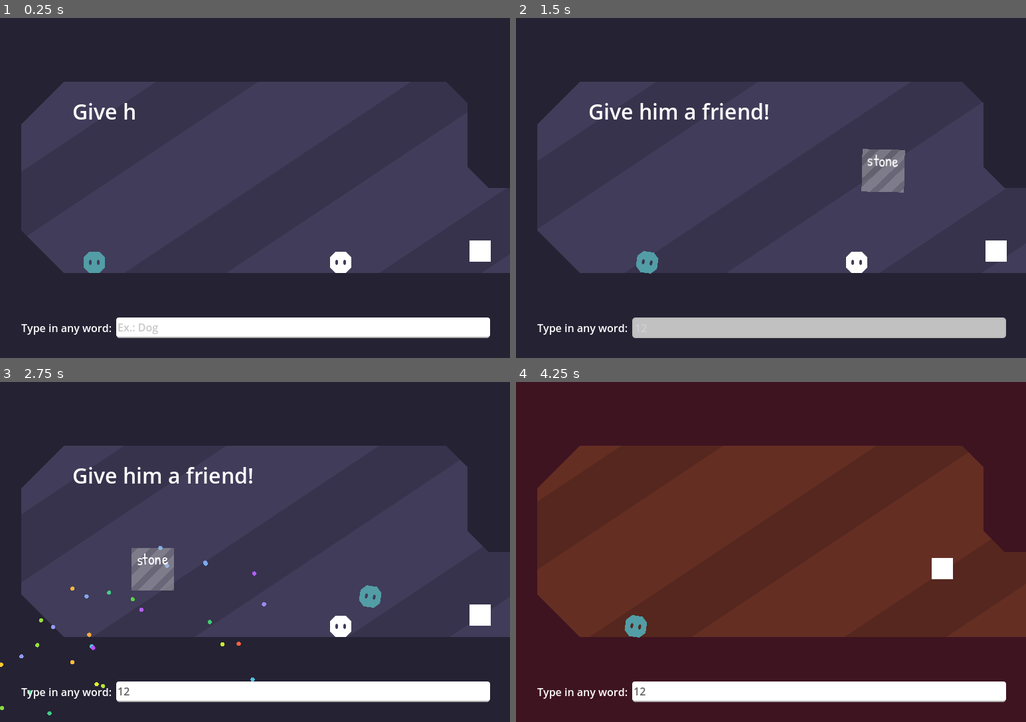
Above: before the commit, frames 1-4 (two rows, left to right).
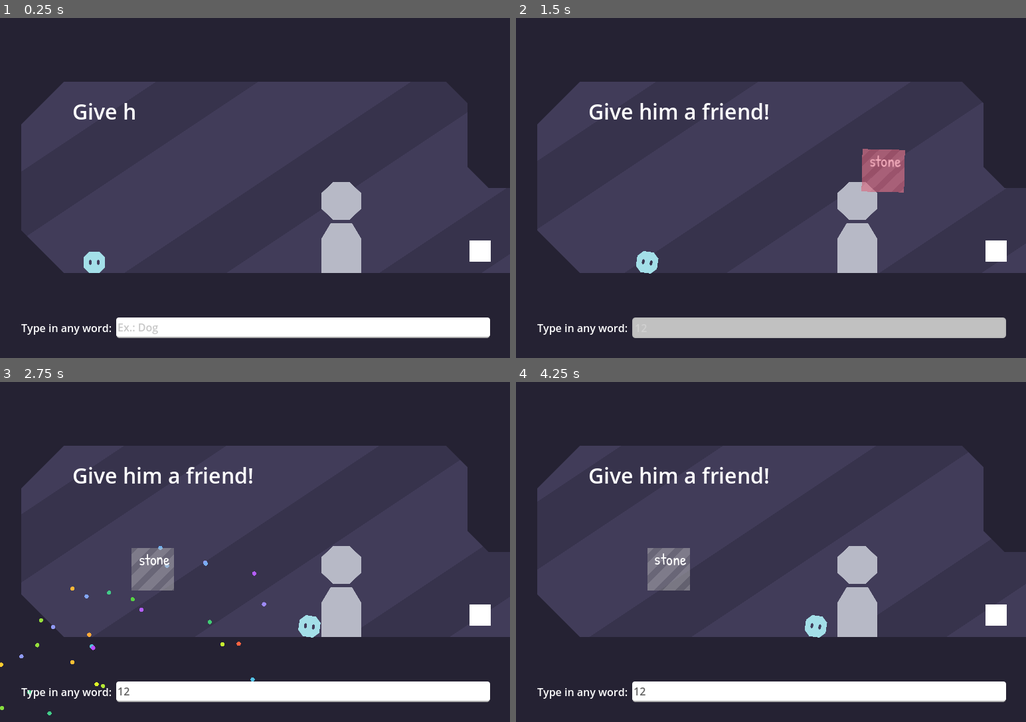
Above: after the commit, the same moments.

Repository: WordPlayEducation/word-play-platformer
Game: Godot game, scene res://main/main.tscn
Same seed, same stepped clock (60 frames per second), same inputs: the game is played once before the commit and once after it.
Inputs (mouse positions are in pixels of both pictures, inside the frame that each line leads up to):
- Up to frame 1 (0.25 s): no input
- Up to frame 2 (1.5 s): click (816, 327) at 0.52 s; type "12" at 0.6 s; tap Enter at 1.25 s; move the mouse to (883, 171) at 1.27 s; press the mouse at (883, 171) at 1.28 s; hold Right (ui_right) from 1.28 s (still down)
- Up to frame 3 (2.75 s): keep holding Right (ui_right); tap Space (jump) at 1.52, 2.27 s; move the mouse to (153, 569) at 2.02 s; release the mouse at (153, 569) at 2.03 s; click (153, 569) at 2.1 s
- Up to frame 4 (4.25 s): move the mouse to (822, 477) at 2.77 s; release Right (ui_right) at 2.78 s; press the mouse at (822, 477) at 2.78 s; hold Left (ui_left) 2.78-3.53 s; move the mouse to (745, 620) at 3.52 s; release the mouse at (745, 620) at 3.53 s; hold Right (ui_right) from 3.53 s (still down); click (745, 620) at 3.6 s; tap Space (jump) at 3.77 s

The runs differ from the first frame. In frame 1, 2.0% of the frame differs, in the area x 16-71%, y 48-75%; in frame 2, 3.0%; in frame 3, 2.3%; in frame 4, 95%, in the area x 0-100%, y 0-100%.

Commit message:
more pretty stuff

Diff:
--- a/main/level/level0/level_0.tscn
+++ b/main/level/level0/level_0.tscn
@@ -7,7 +7,7 @@
 [node name="Level0" instance=ExtResource("1_ufw60")]
 
 [node name="Recognizer" parent="." index="4" instance=ExtResource("2_lwe4m")]
-position = Vector2(513, 368)
+position = Vector2(514, 353)
 
 [node name="StoryLabel" parent="." index="5" instance=ExtResource("2_yv0iq")]
 offset_left = 109.0
--- a/main/player/player.tscn
+++ b/main/player/player.tscn
@@ -19,7 +19,7 @@
 
 [node name="Sprite2D" type="Sprite2D" parent="."]
 unique_name_in_owner = true
-modulate = Color(0.321527, 0.613797, 0.651947, 1)
+modulate = Color(0.636916, 0.875219, 0.907578, 1)
 scale = Vector2(0.5, 0.5)
 texture = ExtResource("2_en7xm")
 
--- a/main/recognizer/recognizer.gd
+++ b/main/recognizer/recognizer.gd
@@ -6,6 +6,8 @@
 	body_entered.connect(_on_body_entered)
 
 func _on_body_entered(body: Node2D) -> void:
+	if body is CharacterBody2D:
+		body = body.get_parent()
 	if not body is WordObject:
 		return
 	if Ref.creator.ask(question, body.text):
--- a/main/recognizer/recognizer.tscn
+++ b/main/recognizer/recognizer.tscn
@@ -1,10 +1,10 @@
 [gd_scene load_steps=8 format=3 uid="uid://bhxmtcv40q5jg"]
 
 [ext_resource type="Script" path="res://main/recognizer/recognizer.gd" id="1_im4fa"]
-[ext_resource type="Texture2D" uid="uid://b56pfj42cgnn2" path="res://main/player/player.png" id="2_iahab"]
+[ext_resource type="Texture2D" uid="uid://b8k7vipmntxaf" path="res://main/assets/player.png" id="2_cvpp5"]
 
 [sub_resource type="RectangleShape2D" id="RectangleShape2D_iidkr"]
-size = Vector2(64, 64)
+size = Vector2(64, 128)
 
 [sub_resource type="RectangleShape2D" id="RectangleShape2D_yu3jx"]
 size = Vector2(48, 48)
@@ -46,6 +46,7 @@
 }
 
 [node name="Recognizer" type="Area2D"]
+modulate = Color(0.89628, 0.909021, 0.972773, 1)
 collision_layer = 16
 collision_mask = 4
 script = ExtResource("1_im4fa")
@@ -55,17 +56,20 @@
 collision_mask = 0
 
 [node name="CollisionShape2D" type="CollisionShape2D" parent="StaticBody2D"]
+position = Vector2(0, -33)
 shape = SubResource("RectangleShape2D_iidkr")
 
 [node name="CollisionShape2D" type="CollisionShape2D" parent="."]
+unique_name_in_owner = true
 position = Vector2(-56, -1)
 shape = SubResource("RectangleShape2D_yu3jx")
 
 [node name="SpriteHolder" type="Node2D" parent="."]
 
 [node name="Sprite2D" type="Sprite2D" parent="SpriteHolder"]
-scale = Vector2(0.5, 0.5)
-texture = ExtResource("2_iahab")
+position = Vector2(0, -37.5)
+scale = Vector2(0.2, 0.2)
+texture = ExtResource("2_cvpp5")
 
 [node name="AnimationPlayer" type="AnimationPlayer" parent="."]
 unique_name_in_owner = true
@@ -73,3 +77,6 @@
 "": SubResource("AnimationLibrary_m0s1y")
 }
 speed_scale = 4.0
+
+[node name="Timer" type="Timer" parent="."]
+unique_name_in_owner = true
--- a/main/word_object/fluid/fluid.gd
+++ b/main/word_object/fluid/fluid.gd
@@ -2,4 +2,4 @@
 
 func initialize() -> void:
 	super.initialize()
-	%Label.text = "[wave]" + %Label.text
+	%Label.text = "[wave amp=40.0]" + %Label.text
--- a/main/word_object/fluid/fluid.tscn
+++ b/main/word_object/fluid/fluid.tscn
@@ -9,4 +9,4 @@
 script = ExtResource("2_rn450")
 
 [node name="Label" parent="Area2D/MarginContainer" index="0"]
-text = "[wave][shake][center]table"
+text = "[wave amp=50.0][shake][center]table"
--- a/main/word_object/word_object.gd
+++ b/main/word_object/word_object.gd
@@ -59,7 +59,7 @@
 	%Label.custom_minimum_size = size
 	%Label.size = size
 
-	%Label.text = "[shake][center]" + text
+	%Label.text = "[shake rate=%.2f][center] %s" % [dynamic + 0.1 * 20.0, text]
 	%Sprite2D.modulate = color
 	%Sprite2D.modulate.a = 0.5
 
@@ -83,3 +83,4 @@
 	%AnimationPlayer.stop()
 	%Area2D.rotation = 0
 	%SpawnParticles.set_deferred("emitting", true)
+	%PopSound.play()
--- a/main/word_object/word_object.tscn
+++ b/main/word_object/word_object.tscn
@@ -1,10 +1,11 @@
-[gd_scene load_steps=15 format=3 uid="uid://m4r5mn8cdw3p"]
+[gd_scene load_steps=17 format=3 uid="uid://m4r5mn8cdw3p"]
 
 [ext_resource type="Script" path="res://main/word_object/word_object.gd" id="1_306ys"]
 [ext_resource type="Shader" path="res://main/word_object/background.gdshader" id="2_4uq4u"]
 [ext_resource type="FontFile" uid="uid://dsfgqxm0h10rb" path="res://main/word_object/patrick_hand.ttf" id="2_irqoj"]
 [ext_resource type="Texture2D" uid="uid://bu27cyd527fne" path="res://main/pixel.png" id="3_00vjl"]
 [ext_resource type="Texture2D" uid="uid://bnt5iad57waf" path="res://main/circle.png" id="5_lt41n"]
+[ext_resource type="AudioStream" uid="uid://dq18ehbyklty4" path="res://main/creator/untitled.ogg" id="6_du6p2"]
 
 [sub_resource type="Curve" id="Curve_0h5ac"]
 _data = [Vector2(0, 0.000640631), 0.0, 0.0, 0, 0, Vector2(0.183784, 1), 0.0, 0.0, 0, 0, Vector2(1, 1), 0.0, 0.0, 0, 0]
@@ -65,6 +66,11 @@
 "RESET": SubResource("Animation_ay1yr"),
 "shake": SubResource("Animation_vbh2h")
 }
+
+[sub_resource type="AudioStreamRandomizer" id="AudioStreamRandomizer_ao4l3"]
+random_pitch = 1.2
+streams_count = 1
+stream_0/stream = ExtResource("6_du6p2")
 
 [node name="WordObject" type="RigidBody2D"]
 collision_layer = 4
@@ -133,7 +139,7 @@
 theme_override_fonts/normal_font = SubResource("FontVariation_lda0n")
 theme_override_font_sizes/normal_font_size = 24
 bbcode_enabled = true
-text = "[shake][center]table"
+text = "[shake rate=10][center]table"
 scroll_active = false
 autowrap_mode = 0
 tab_size = 0
@@ -156,3 +162,7 @@
 }
 autoplay = "shake"
 speed_scale = 6.0
+
+[node name="PopSound" type="AudioStreamPlayer" parent="."]
+unique_name_in_owner = true
+stream = SubResource("AudioStreamRandomizer_ao4l3")
Not shown, added: main/assets/player.png.import
Not shown, added: main/creator/untitled.ogg.import
Not shown, added: main/creator/untitled.ogg
